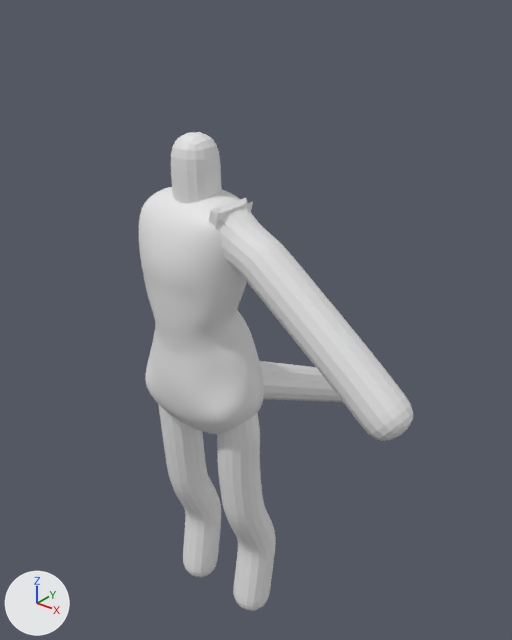
Renders of the Blender file Toys/10Min_mine/2025_05/0505_BlockOut.blend from each side of a commit.
Both versions are drawn from a camera (50 mm lens) standing at (4.61, -5.01, 7.21) and looking at (0.03, 0.71, 3.66). Lighting does not change. The marker at lower left points along +X, +Y and +Z.

In view in the first picture: 'Cube.001', 'Plane', 'Vert', 'Vert.001', 'Vert.002'.
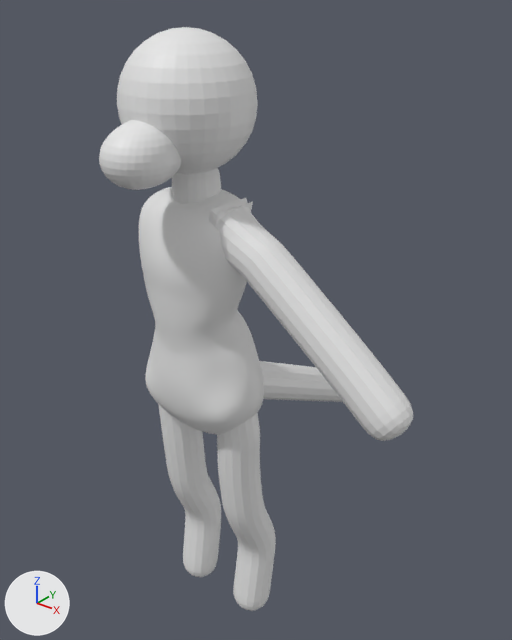
What changed in the scene script:
```text
Add me_sphere_001:
    me_sphere_001.from_pydata(...)  # 482 vertices, 512 faces; spans x -0.9..0.9, y -1.1..1.08, z -1.01..0.67
Add me_sphere:
    me_sphere.from_pydata(...)  # a UV sphere (32 segments, 16 rings, poles along z) spanning x -1.0..1.0, y -1.0..1.0, z -1.0..1.0
Change ob_vert_002:
    ob_vert_002.location: (0.0, -0.12, 3.89) -> (0.0, -0.12, 3.7)
Add ob_sphere_001:
    ob_sphere_001 = bpy.data.objects.new('Sphere.001', me_sphere_001)
    ob_sphere_001.location = (0.0, -0.82, 5.89)
    ob_sphere_001.scale = (0.354, 0.354, 0.354)
Add ob_sphere:
    ob_sphere = bpy.data.objects.new('Sphere', me_sphere)
    ob_sphere.location = (0.0, -0.23, 6.18)
    ob_sphere.scale = (0.631, 0.631, 0.631)
```

What differs and where, as boxes (x1, y1, x2, y2) in the pictures (512 x 640 px):
'Sphere', added
    after: (117, 27, 258, 174)
'Sphere.001', added
    after: (99, 120, 181, 190)
'Vert.002', moved
    before: (171, 132, 222, 204)
    after: (172, 168, 221, 204)
